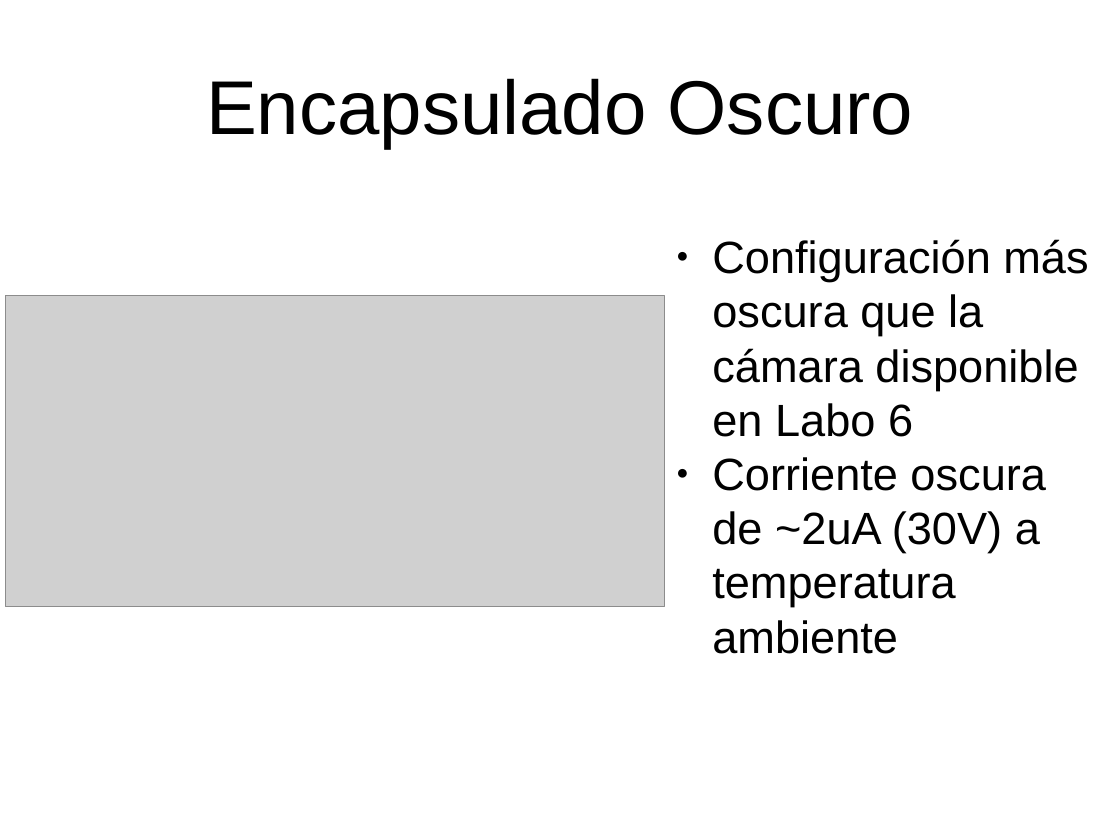
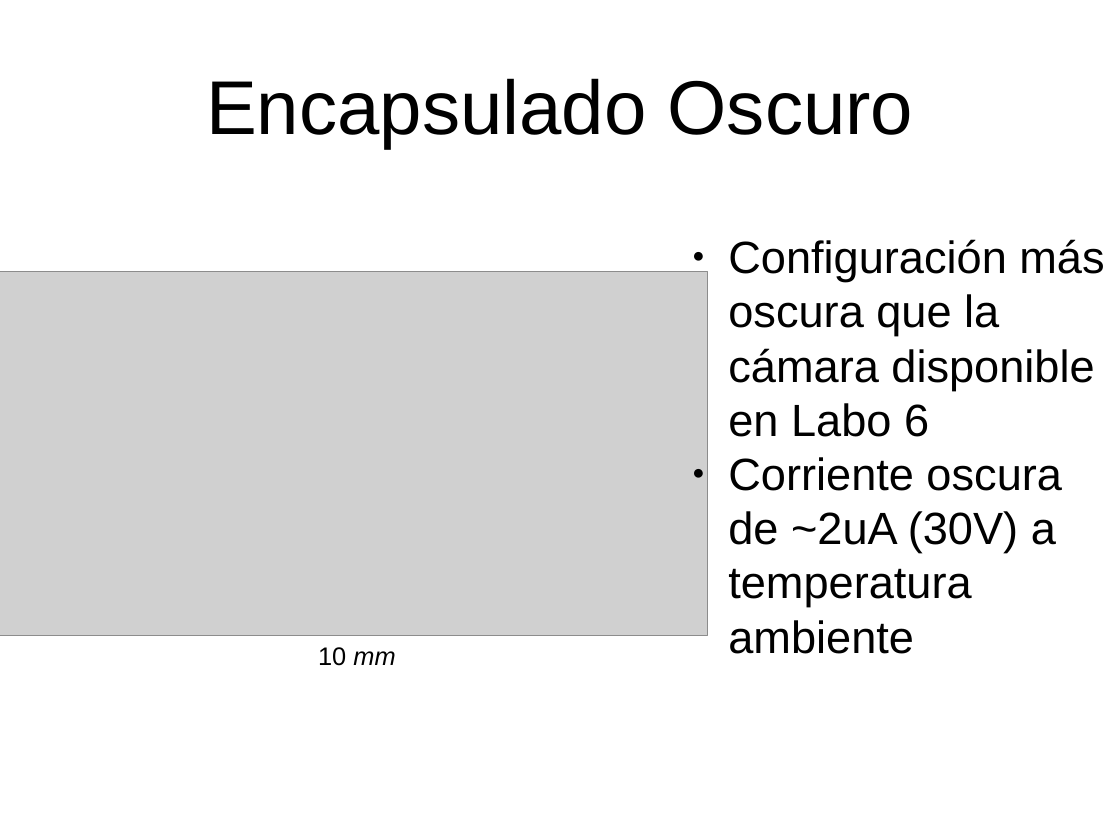
Before and after one commit to labosat/Labo-7, a slide deck: slide 4 of Charla Avance Labo7.odp (slide 3 before the commit). Drawn at 1120x840 pixels with LibreOffice and Linux fonts; fonts in the diff are those of the drawing; grey boxes stand for pictures. Boxes give left, top, right and bottom in pixels: in the first picture for what was removed or moved away, otherwise in the second. Text is boxed around its words. In the diff, an @@ line names an element or a change of style, - is before the commit and + after.

Commit message:
Aca va la charla de avance de labo 7.

```diff
--- a/Charla Avance Labo7.odp
+++ b/Charla Avance Labo7.odp
@@ text "Configuración más oscura que la ...": place and size @@
-text "Configuración más oscura que la ..." at (712,239,1088,654)
+text "Configuración más oscura que la ..." at (728,239,1104,654)
@@ picture: place and size @@
-picture at (5,296,665,607)
+picture at (0,271,708,635)
@@ text added at (318,647,395,666), 18 pt, text #000000 @@
+10 mm
```
Also in this commit, not shown: 4 other slides changed, 3 slides added, 2 slides removed, 1 other file.
